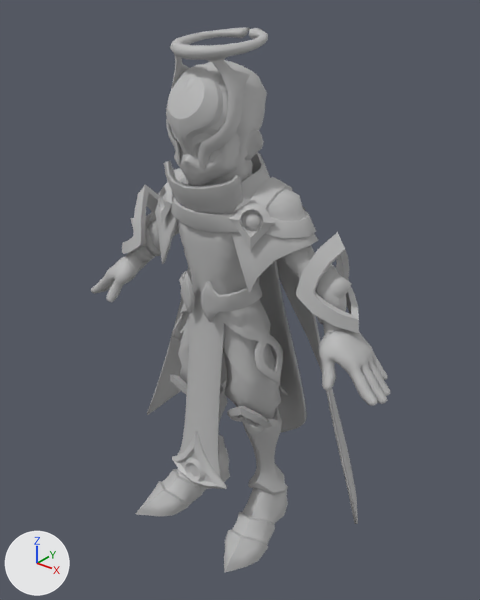
The FBX model projects/FBX/scenes/Rig/Bip/SK_C2032.fbx: old version first, new version second.
Camera for both pictures: a 50 mm lens placed at (1.004, -1.177, 1.459), pointed at (0.02, 0.053, 0.697). Arrows for +X, +Y and +Z are at lower left; the lights stay in place. The picture after the commit comes second. Where no turn or scale is listed for an object, it has been applied to the vertices.

The first picture shows 'LM_C2030_BaseBody', 'LM_C2032_Gauntlet', 'LM_C2032_Head01_Hair', 'LM_C2032_Head01_Head', 'LM_C2032_L1', 'LM_C2032_L2', 'LM_C2032_Mask', 'LM_C2032_Mask_L3'.
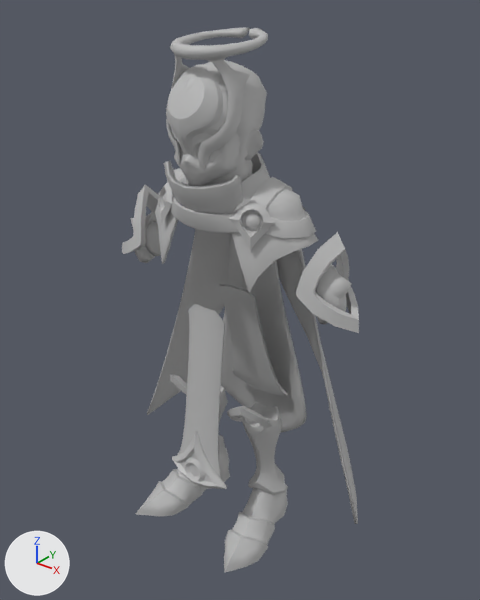
Pixel boxes (x1, y1, x2, y2) of what changed, in the pictures (480 x 600 px):
'LM_C2030_BaseBody', deleted
    before: (91, 184, 390, 424)

Edits to the bpy script that builds the scene:
```text
Remove ob_lm_c2030_basebody:
    ob_lm_c2030_basebody = bpy.data.objects.new('LM_C2030_BaseBody', me_mesh)
    ob_lm_c2030_basebody.location = (0.0, 0.0, 0.0)
```
